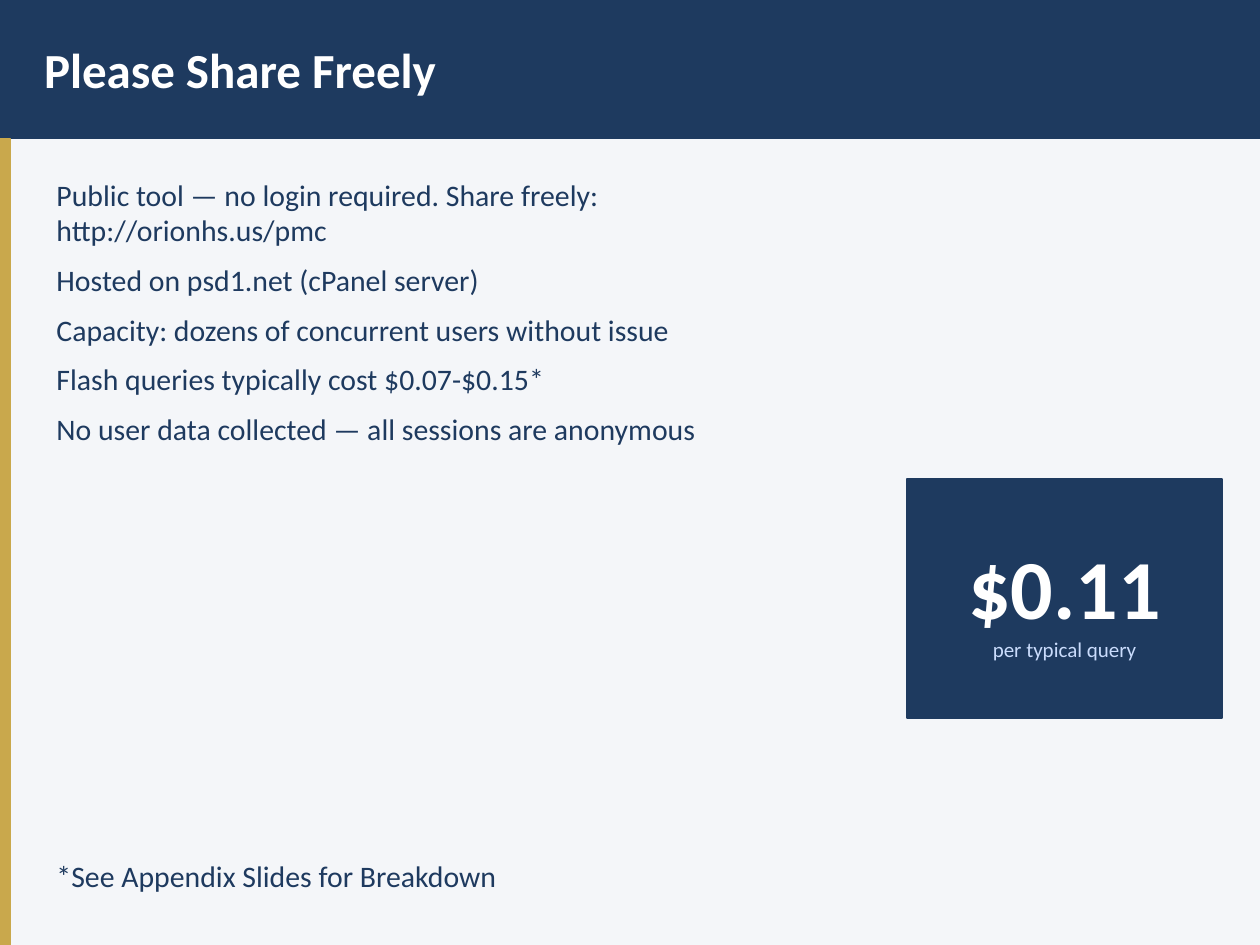
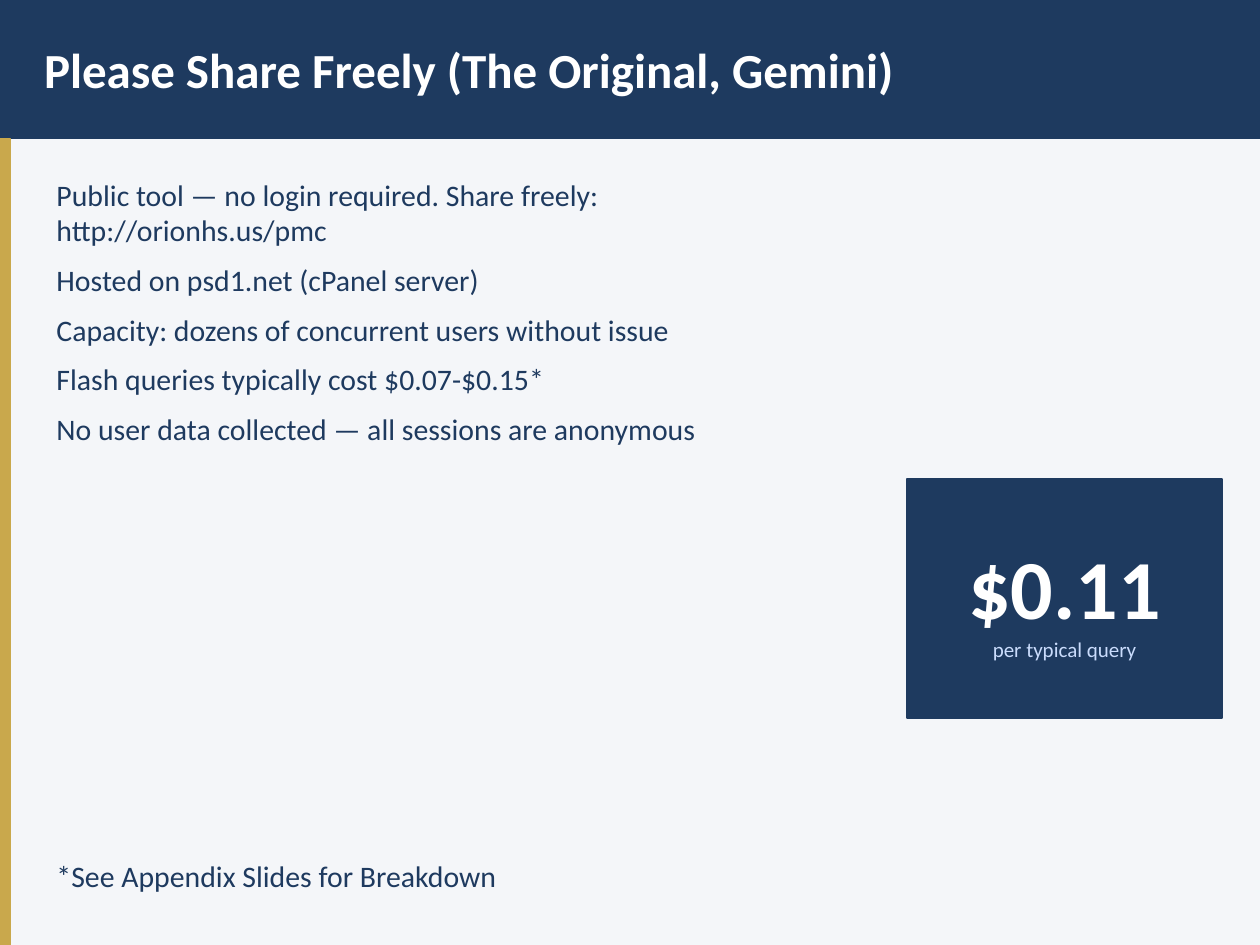
Before and after one commit to jweisenfeld/AI, a slide deck: slide 4 of pmc1/PMC-AI-Technical-Overview.pptx (slide 2 before the commit). Drawn at 1260x945 pixels with LibreOffice and Linux fonts; fonts in the diff are those of the drawing. Boxes give left, top, right and bottom in pixels: in the first picture for what was removed or moved away, otherwise in the second. Text is boxed around its words. In the diff, an @@ line names an element or a change of style, - is before the commit and + after.

```diff
--- a/pmc1/PMC-AI-Technical-Overview.pptx
+++ b/pmc1/PMC-AI-Technical-Overview.pptx
@@ text at <box>44,52,893,97</box>: text changed @@
-Please Share Freely
+Please Share Freely (The Original, Gemini)
```
Also in this commit, not shown: 12 other slides changed, 11 slides added, 1 slide removed, 1 other file.
